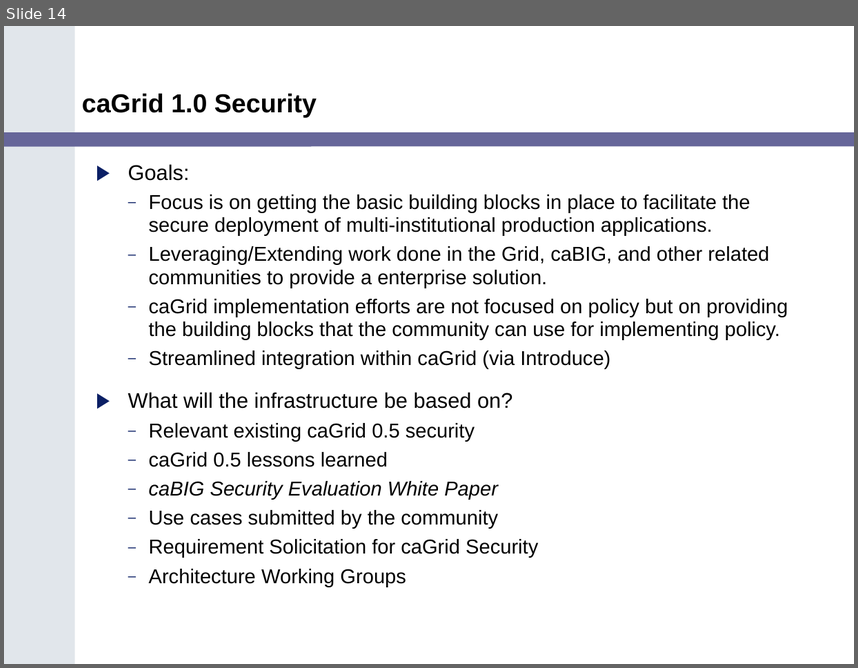
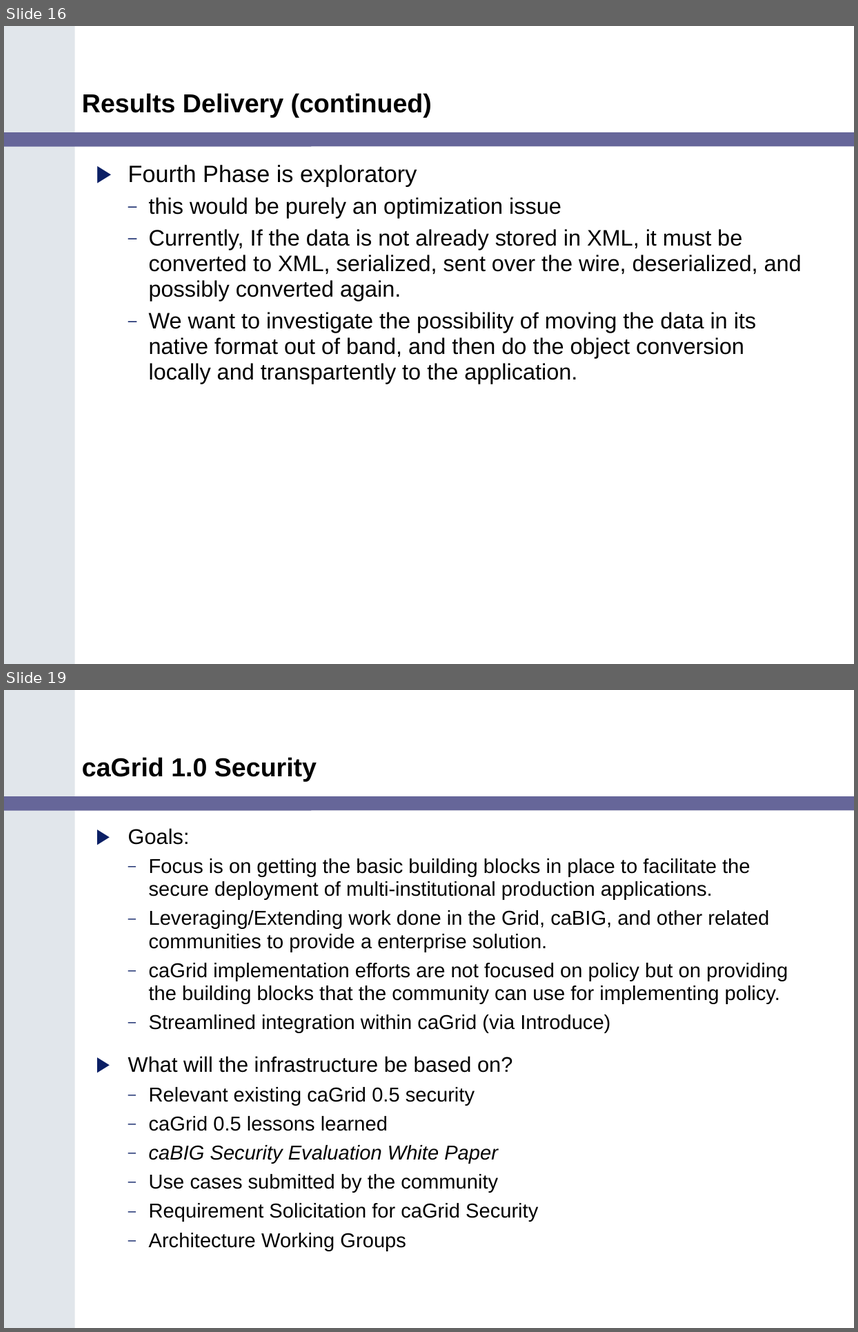
Before and after one commit to NCIP/cagrid-portal, a slide deck: cagrid-1-0/Documentation/presentations/200602_VCDE_ARCH/caGrid_Update_Arch_VCDE_Feb1.ppt. Shown one above the other, each under a label of ours: slide 14 before the commit, slides 16 and 19 after it; the slides between them are not shown. The pictures are 858x668 and 858x1332 pixels, drawn with LibreOffice and Linux fonts; fonts in the diff are those of the drawing; background and template pictures are left out. Boxes give left, top, right and bottom in pixels: in the first picture for what was removed or moved away, otherwise in the second. Text is boxed around its words. In the diff, an @@ line names an element or a change of style, - is before the commit and + after.

Commit message:
updated with Bill Allcock's slides on data services

```diff
--- a/cagrid-1-0/Documentation/presentations/200602_VCDE_ARCH/caGrid_Update_Arch_VCDE_Feb1.ppt
+++ b/cagrid-1-0/Documentation/presentations/200602_VCDE_ARCH/caGrid_Update_Arch_VCDE_Feb1.ppt
@@ slide 16 added at (4, 26, 854, 664), background #FFFFFF; not listed: 2 template elements that a slide beside it also shows @@
@@ title added at (82, 93, 432, 117), 22 pt, text #000000, bold @@
+Results Delivery (continued)
@@ text added at (128, 165, 802, 384), 19 pt, text #000000 @@
+▶ Fourth Phase is exploratory
+  – this would be purely an optimization issue
+  – Currently, If the data is not already stored in XML, it must be converted to XML, serialized, sent over the wire, deserialized, and possibly converted again.
+  – We want to investigate the possibility of moving the data in its native format out of band, and then do the object conversion locally and transpartently to the application.
@@ what was slide 14 is now slide 19 @@
```
Also in this commit, not shown: 5 other slides added, 1 slide removed.
